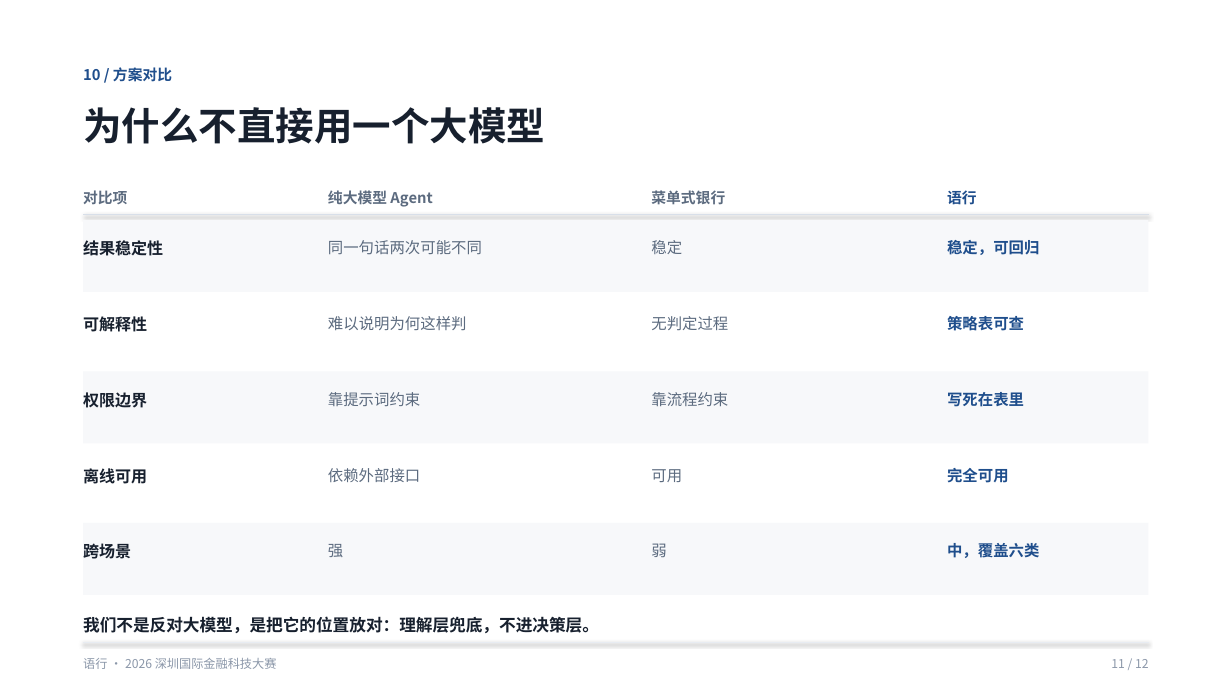
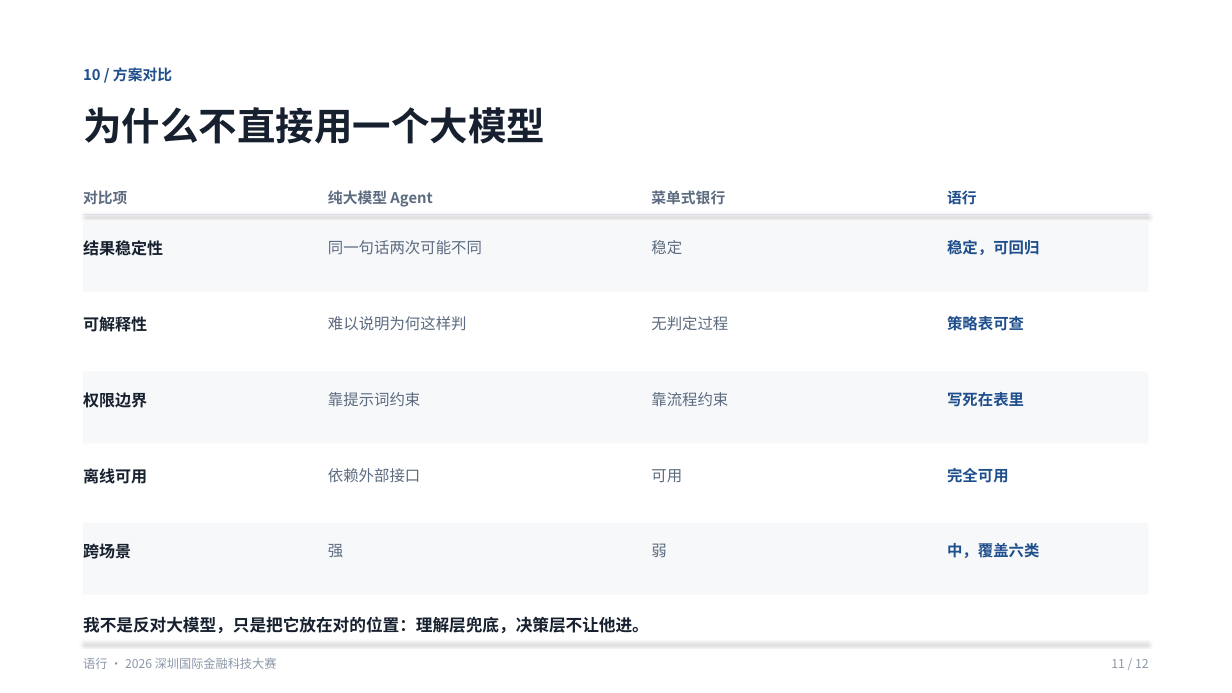
Before and after one commit to isAXya/fintechathon-agent, a slide deck: slide 11 of docs/语行-答辩PPT.pptx. Drawn at 1232x693 pixels with LibreOffice and Linux fonts; fonts in the diff are those of the drawing. Boxes give left, top, right and bottom in pixels: in the first picture for what was removed or moved away, otherwise in the second. Text is boxed around its words. In the diff, an @@ line names an element or a change of style, - is before the commit and + after.

Commit message:
docs: PPT 去企业口吻(我们→我、删营销排比与口号)、技术文档去刻意;安全自评报告已确认无套话

```diff
--- a/docs/语行-答辩PPT.pptx
+++ b/docs/语行-答辩PPT.pptx
@@ text at box(83, 616, 649, 633): text changed @@
-我们不是反对大模型，是把它的位置放对：理解层兜底，不进决策层。
+我不是反对大模型，只是把它放在对的位置：理解层兜底，决策层不让他进。
```
Also in this commit, not shown: 6 other slides changed, 2 other files.
